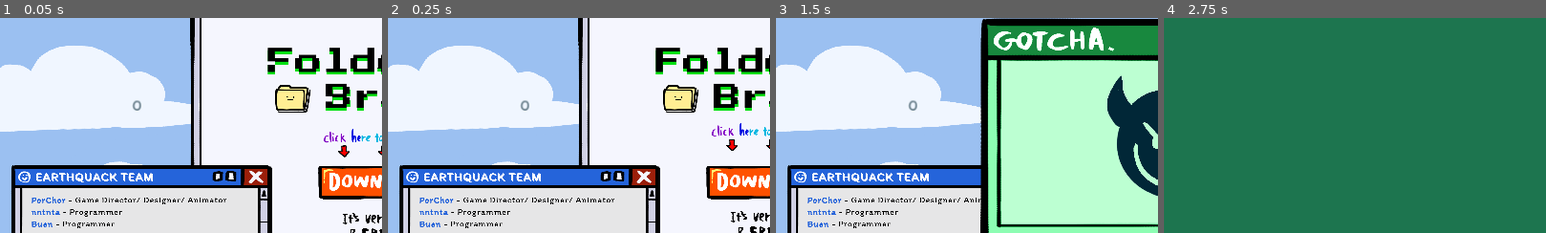
Above: before the commit, frames 1-4 (left to right).
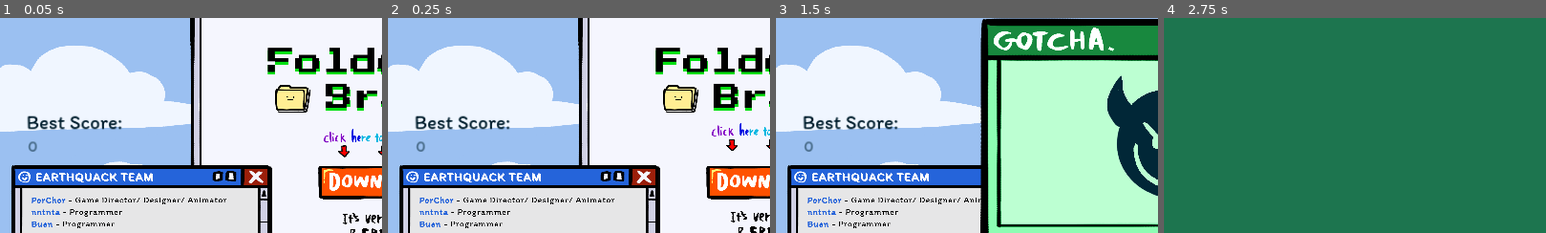
Above: after the commit, the same moments.

Repository: icheft524/Folder-Brawler
Game: Godot game, scene res://menu.tscn
Two runs of this game, one before a commit and one after it. Both use one fixed random seed, a clock stepped at 60 frames per second and the inputs below. The engine's default icon, where the game draws it, is replaced by a stand-in: a white triangle on a blue panel in a dark square.
Inputs (mouse positions are % of the whole screen's width and height, from its top left):
- Up to frame 1 (0.05 s): no input
- Up to frame 2 (0.25 s): no input
- Up to frame 3 (1.5 s): click (50, 62) at 0.5 s; tap Enter (ui_accept) at 1.25 s; move the mouse to (72, 45) at 1.27 s; press the mouse at (72, 45) at 1.28 s
- Up to frame 4 (2.75 s): tap Enter (ui_accept) at 1.52, 2 s; release the mouse at (72, 45) at 2 s; drag from (24, 16) to (86, 72) at 2.02 s
The pictures show only the part of the screen within x 0-50%, y 24-74%; the shares and areas given below are measured in that part.

The runs differ from the first frame. In frame 1, 0.9% of the frame differs, in the area x 7-37%, y 38-63%; in frame 2, 0.9%; in frame 3, 0.9%; in frame 4, nothing differs.

Commit message:
score

Diff:
--- a/folder/folder.gd
+++ b/folder/folder.gd
@@ -9,7 +9,7 @@
 @export var speed_y = 7
 @export var inv: Inv
 var capacity = 0
-@export var max_capacity = 8
+@export var max_capacity = 1000 #8
 @export var slowness = 0.02
 @export var m_fat = 0.8
 @export var l_fat = 0.5
@@ -52,6 +52,8 @@
 	global.target = self
 	global.hand_mouse = false
 	global.score = 0
+	$"../win".visible = false
+	$"../lose".visible = false
 
 
 func _process(delta):
@@ -79,6 +81,11 @@
 
 	if upgrade_coming == true:
 		$upgrade_coming.stop()
+
+	if global.bosshp <= 0:
+		get_tree().paused = true
+		$"../win".visible = true
+
 
 func _input(event):
 	if event is InputEventMouseButton:
--- a/main.tscn
+++ b/main.tscn
@@ -15,6 +15,7 @@
 [ext_resource type="PackedScene" uid="uid://bovydyeqng22q" path="res://popup.tscn" id="14_2t6tj"]
 [ext_resource type="Texture2D" uid="uid://ym6v12f8vcmu" path="res://art/ui/Monitor.png" id="15_waif3"]
 [ext_resource type="PackedScene" uid="uid://bd18lqdsm4ns1" path="res://fade.tscn" id="16_nwa8d"]
+[ext_resource type="PackedScene" uid="uid://cd5xxr8rastcb" path="res://win.tscn" id="17_3e1xl"]
 [ext_resource type="PackedScene" uid="uid://b7nae3c0wuktd" path="res://lost.tscn" id="17_j8tyr"]
 
 [sub_resource type="Resource" id="Resource_dmm1q"]
@@ -221,7 +222,14 @@
 
 [node name="lose" parent="." instance=ExtResource("17_j8tyr")]
 visible = false
-offset_left = 368.0
-offset_top = 232.0
-offset_right = 408.0
-offset_bottom = 272.0
+offset_left = 528.0
+offset_top = 256.0
+offset_right = 568.0
+offset_bottom = 296.0
+
+[node name="win" parent="." instance=ExtResource("17_3e1xl")]
+visible = false
+offset_left = 990.0
+offset_top = 540.0
+offset_right = 1030.0
+offset_bottom = 580.0
--- a/menu.tscn
+++ b/menu.tscn
@@ -549,10 +549,20 @@
 stretch_mode = 0
 
 [node name="score" parent="." instance=ExtResource("11_vraqc")]
-offset_left = -38.0
-offset_top = 447.0
-offset_right = -38.0
-offset_bottom = 447.0
+offset_left = -300.0
+offset_top = 550.0
+offset_right = -300.0
+offset_bottom = 550.0
+
+[node name="best score" type="Label" parent="."]
+offset_left = 55.0
+offset_top = 486.0
+offset_right = 692.0
+offset_bottom = 550.0
+theme_override_colors/font_color = Color(0.0156863, 0.129412, 0.188235, 1)
+theme_override_fonts/font = ExtResource("3_lewjp")
+theme_override_font_sizes/font_size = 50
+text = " Best Score:"
 
 [node name="viruswindow" type="TextureRect" parent="."]
 visible = false
--- a/win.gd
+++ b/win.gd
@@ -14,4 +14,3 @@
 func _on_yes_pressed():
 	get_tree().paused = false
 	get_tree().change_scene_to_file("res://menu.tscn")
-	self.visible = false
Not shown: 1 places in main.tscn that only renumber resources
